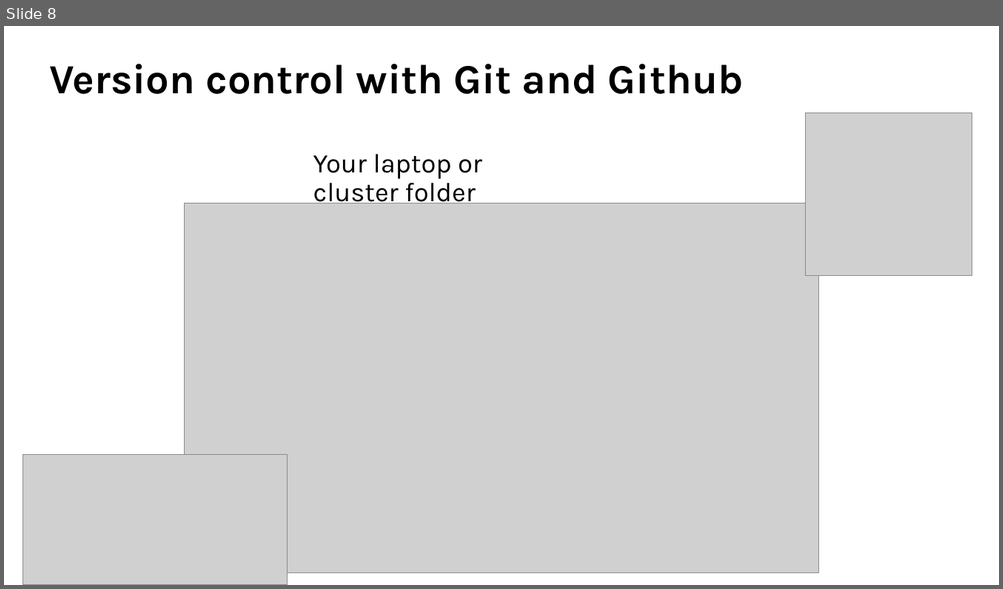
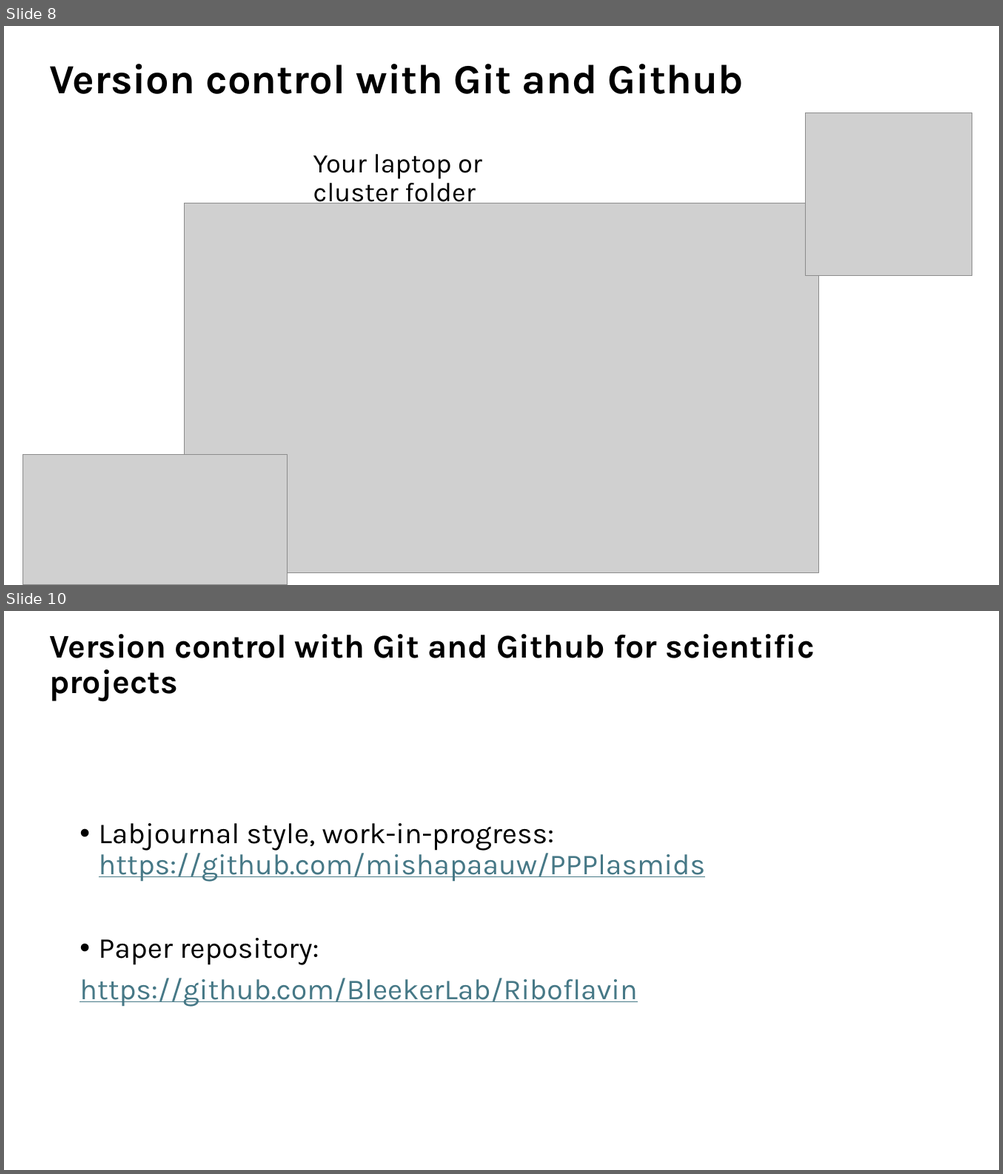
Before and after one commit to mishapaauw/molecular-data-analysis, a slide deck: lectures/1_dataviz_github.pptx. Shown one above the other, each under a label of ours: slide 8 before the commit, slides 8 and 10 after it; the slides between them are not shown. The pictures are 1003x589 and 1003x1174 pixels, drawn with LibreOffice and Linux fonts; fonts in the diff are those of the drawing; grey boxes stand for pictures. Boxes give left, top, right and bottom in pixels: in the first picture for what was removed or moved away, otherwise in the second. Text is boxed around its words. In the diff, an @@ line names an element or a change of style, - is before the commit and + after.

Commit message:
add example repositories to github lesson

```diff
--- a/lectures/1_dataviz_github.pptx
+++ b/lectures/1_dataviz_github.pptx
@@ slide 10 added at <box>4,611,999,1170</box>, background #FFFFFF @@
@@ title added at <box>49,634,814,702</box>, 32 pt, text #000000, bold @@
+Version control with Git and Github for scientific projects
@@ text added at <box>79,823,706,1007</box>, 28 pt, text #467886, underline @@
+• Labjournal style, work-in-progress: https://github.com/mishapaauw/PPPlasmids
+• Paper repository:
+https://github.com/BleekerLab/Riboflavin
```
Also in this commit, not shown: 3 slides changed, 4 other files.
